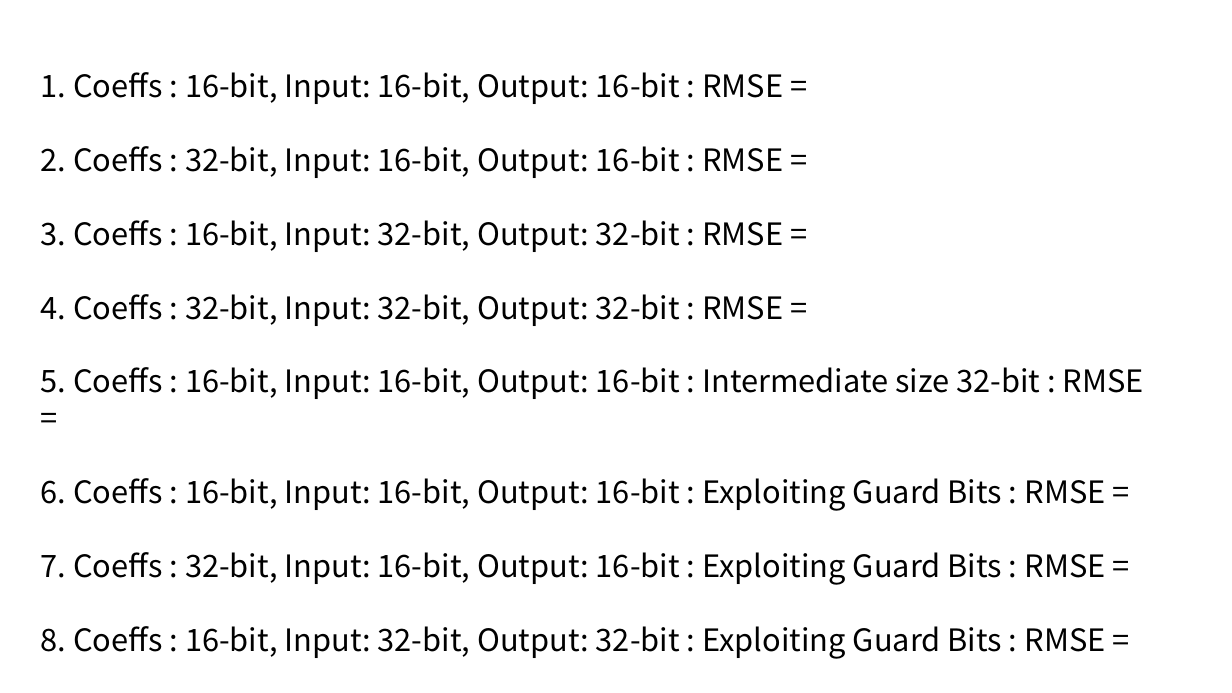
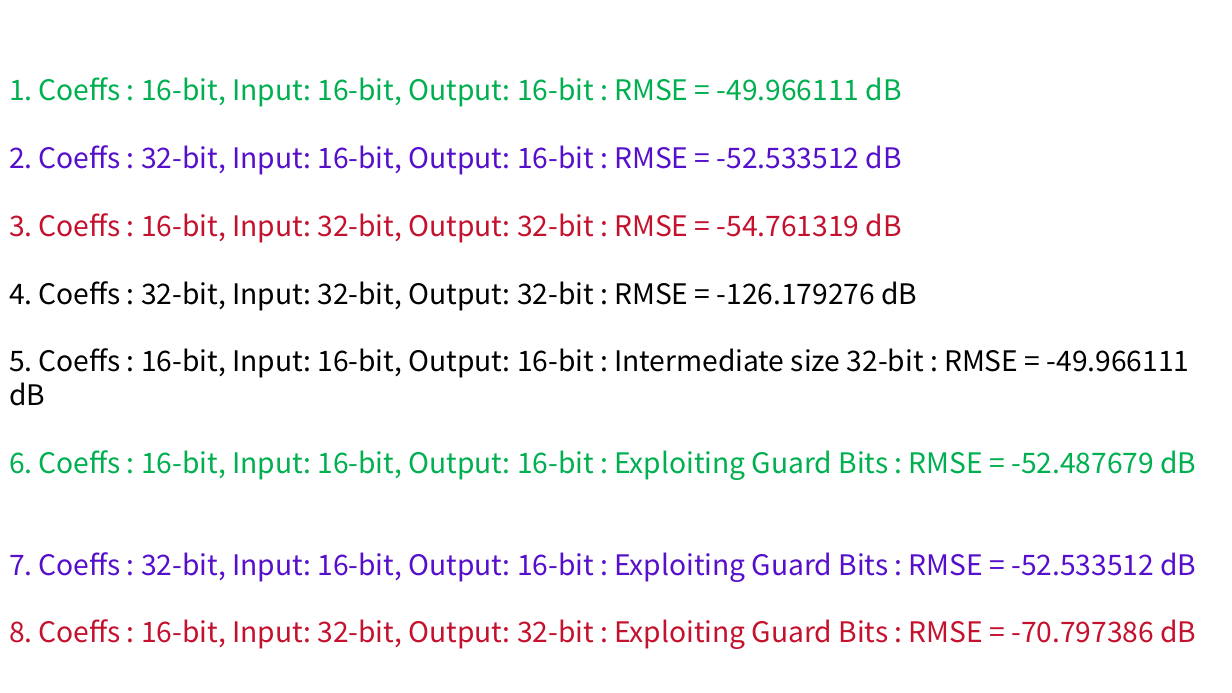
Before and after one commit to chbsaikiran/CBIT-DSP-SEMINAR-RELATED, a slide deck: slide 64 of Slides/From Theory to Code_ Fixed-Point FIR Filter Design and Speech Quality Evaluation.pptx. Drawn at 1232x693 pixels with LibreOffice and Linux fonts; fonts in the diff are those of the drawing. Boxes give left, top, right and bottom in pixels: in the first picture for what was removed or moved away, otherwise in the second. Text is boxed around its words. In the diff, an @@ line names an element or a change of style, - is before the commit and + after.

Commit message:
added round with clip in C code, and updated the slides with RME values

```diff
--- a/Slides/From Theory to Code_ Fixed-Point FIR Filter Design and Speech Quality Evaluation.pptx
+++ b/Slides/From Theory to Code_ Fixed-Point FIR Filter Design and Speech Quality Evaluation.pptx
@@ text at (9,77,1196,649): text changed; size 24 to 22 pt @@
-1. Coeffs : 16-bit, Input: 16-bit, Output: 16-bit : RMSE =
-2. Coeffs : 32-bit, Input: 16-bit, Output: 16-bit : RMSE =
-3. Coeffs : 16-bit, Input: 32-bit, Output: 32-bit : RMSE =
-4. Coeffs : 32-bit, Input: 32-bit, Output: 32-bit : RMSE =
-5. Coeffs : 16-bit, Input: 16-bit, Output: 16-bit : Intermediate size 32-bit : RMSE =
-6. Coeffs : 16-bit, Input: 16-bit, Output: 16-bit : Exploiting Guard Bits : RMSE =
-7. Coeffs : 32-bit, Input: 16-bit, Output: 16-bit : Exploiting Guard Bits : RMSE =
-8. Coeffs : 16-bit, Input: 32-bit, Output: 32-bit : Exploiting Guard Bits : RMSE =
+1. Coeffs : 16-bit, Input: 16-bit, Output: 16-bit : RMSE = -49.966111 dB
+2. Coeffs : 32-bit, Input: 16-bit, Output: 16-bit : RMSE = -52.533512 dB
+3. Coeffs : 16-bit, Input: 32-bit, Output: 32-bit : RMSE = -54.761319 dB
+4. Coeffs : 32-bit, Input: 32-bit, Output: 32-bit : RMSE = -126.179276 dB
+5. Coeffs : 16-bit, Input: 16-bit, Output: 16-bit : Intermediate size 32-bit : RMSE = -49.966111 dB
+6. Coeffs : 16-bit, Input: 16-bit, Output: 16-bit : Exploiting Guard Bits : RMSE = -52.487679 dB
+7. Coeffs : 32-bit, Input: 16-bit, Output: 16-bit : Exploiting Guard Bits : RMSE = -52.533512 dB
+8. Coeffs : 16-bit, Input: 32-bit, Output: 32-bit : Exploiting Guard Bits : RMSE = -70.797386 dB
```
Also in this commit, not shown: 1 other file.
